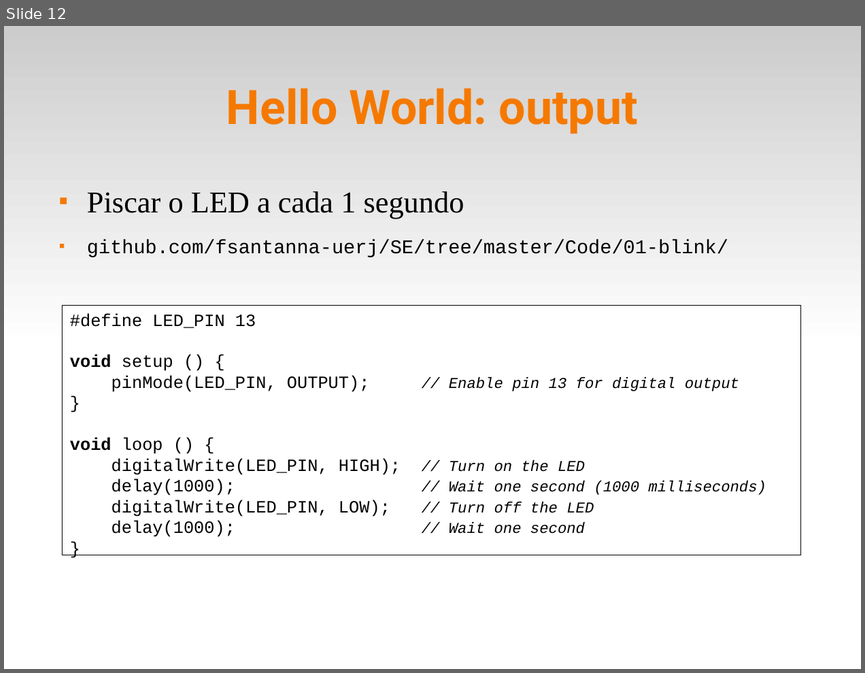
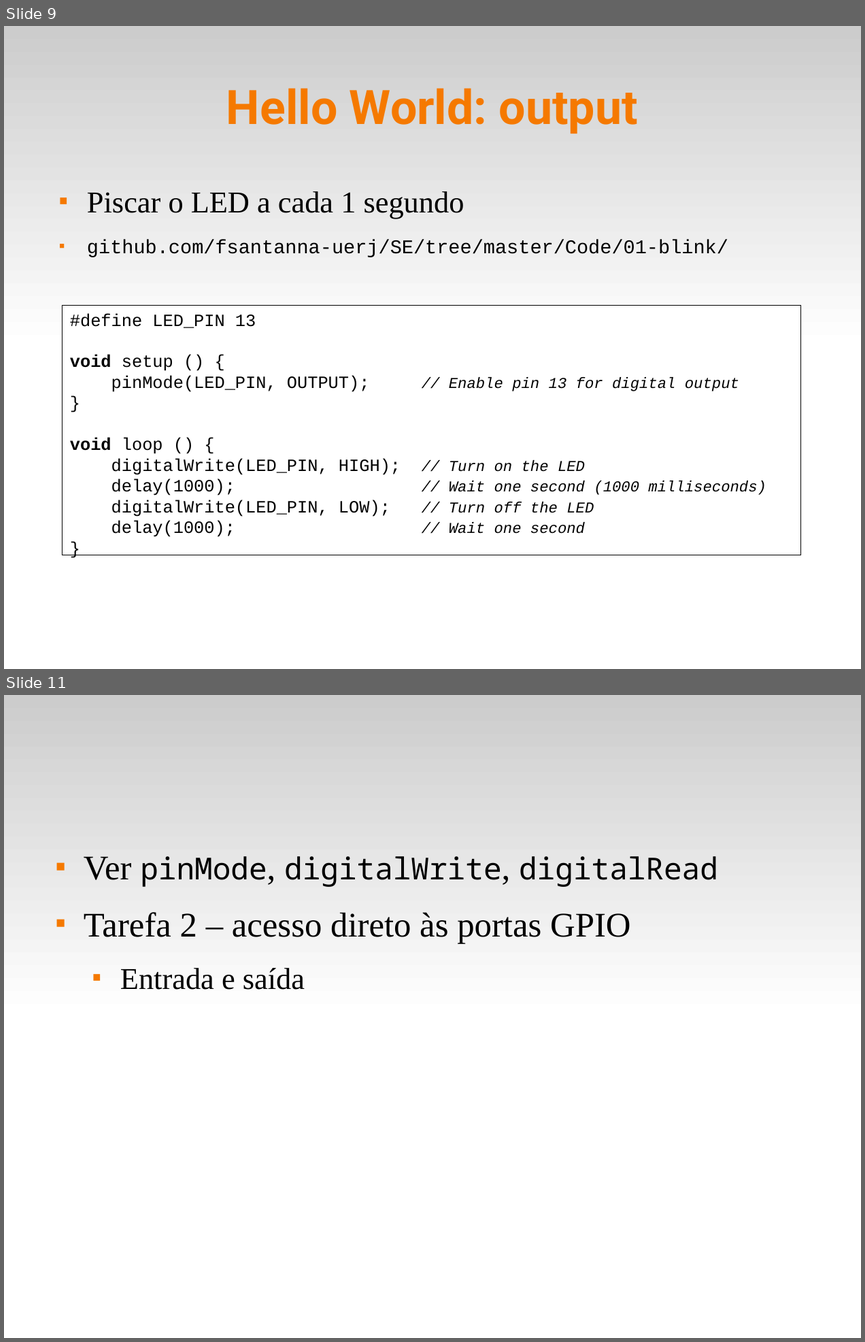
Before and after one commit to fsantanna-uerj/SE, a slide deck: Slides/se-02-gpio.odp. Shown one above the other, each under a label of ours: slide 12 before the commit, slides 9 and 11 after it; the slides between them are not shown. The pictures are 865x673 and 865x1342 pixels, drawn with LibreOffice and Linux fonts; fonts in the diff are those of the drawing. Boxes give left, top, right and bottom in pixels: in the first picture for what was removed or moved away, otherwise in the second. Text is boxed around its words. In the diff, an @@ line names an element or a change of style, - is before the commit and + after.

```diff
--- a/Slides/se-02-gpio.odp
+++ b/Slides/se-02-gpio.odp
@@ slide 11 added at (4,695,861,1338), background #FFFFFF; not listed: 1 template element that a slide beside it also shows @@
@@ text added at (84,856,718,989), 28 pt, text #000000 @@
+■ Ver pinMode, digitalWrite, digitalRead
+■ Tarefa 2 – acesso direto às portas GPIO
+  ■ Entrada e saída
@@ what was slide 12 is now slide 9 @@
```
Also in this commit, not shown: 2 slides changed, 1 other slide added, 11 slides removed, 3 other files.
